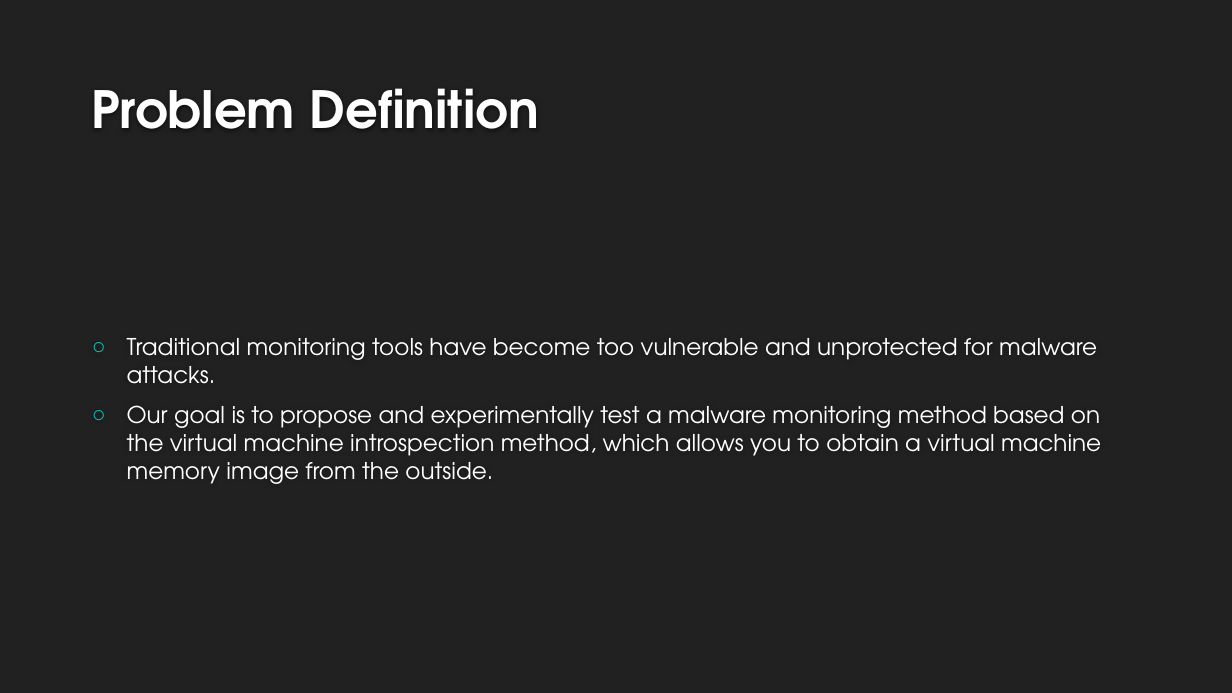
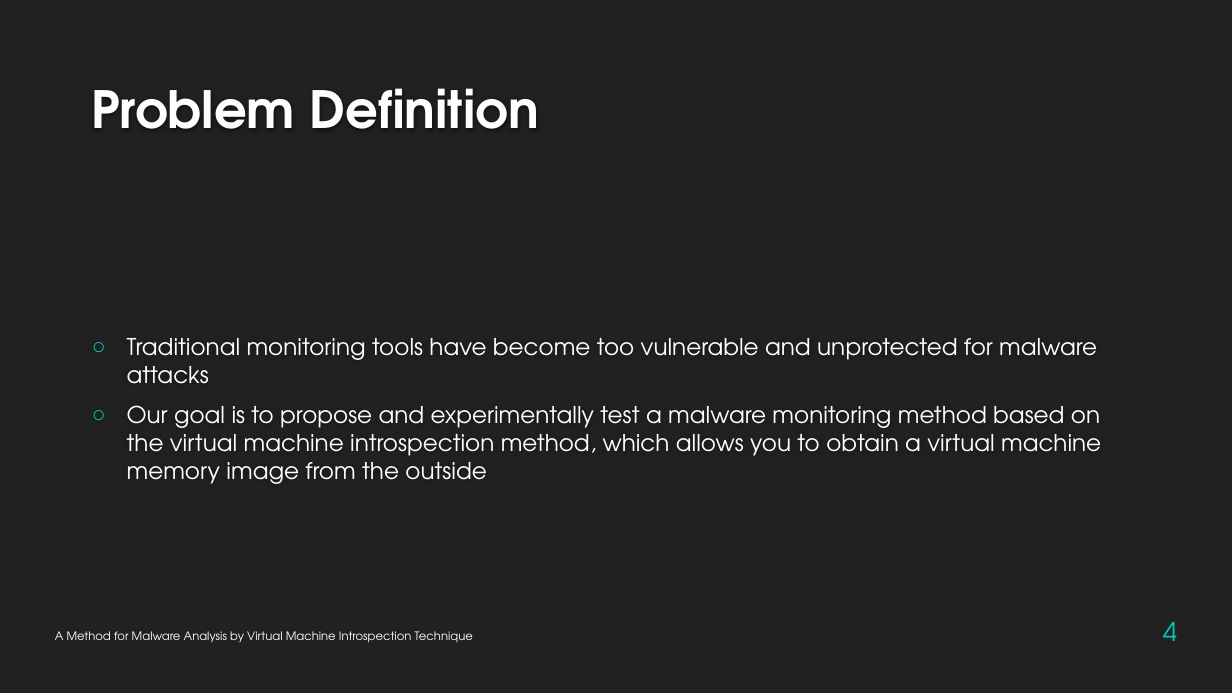
Before and after one commit to KiRiLldrs/academic-fundamentals, a slide deck: slide 4 of lab3 V2.pptx. Drawn at 1232x693 pixels with LibreOffice and Linux fonts; fonts in the diff are those of the drawing; background and template pictures are left out. Boxes give left, top, right and bottom in pixels: in the first picture for what was removed or moved away, otherwise in the second. Text is boxed around its words. In the diff, an @@ line names an element or a change of style, - is before the commit and + after.

```diff
--- a/lab3 V2.pptx
+++ b/lab3 V2.pptx
@@ text at [127, 338, 1101, 484]: text changed @@
-○ Traditional monitoring tools have become too vulnerable and unprotected for malware attacks.
-○ Our goal is to propose and experimentally test a malware monitoring method based on the virtual machine introspection method, which allows you to obtain a virtual machine memory image from the outside.
+○ Traditional monitoring tools have become too vulnerable and unprotected for malware attacks
+○ Our goal is to propose and experimentally test a malware monitoring method based on the virtual machine introspection method, which allows you to obtain a virtual machine memory image from the outside
@@ page number added at [1163, 622, 1177, 641], 20 pt, text #00C6BB @@
+4
@@ text added at [55, 631, 473, 643], 9 pt, text #FFFFFF @@
+A Method for Malware Analysis by Virtual Machine Introspection Technique
```
Also in this commit, not shown: 12 other slides changed.
